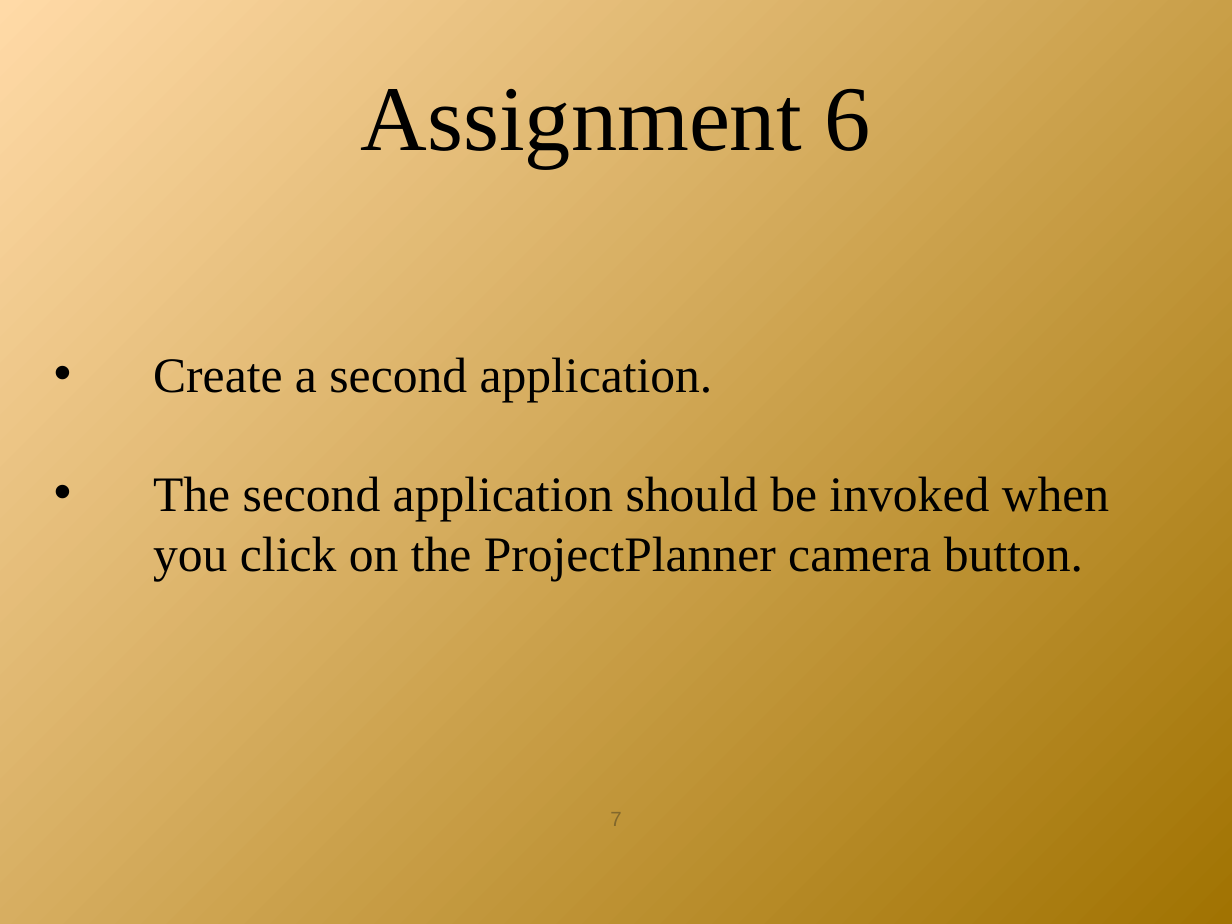
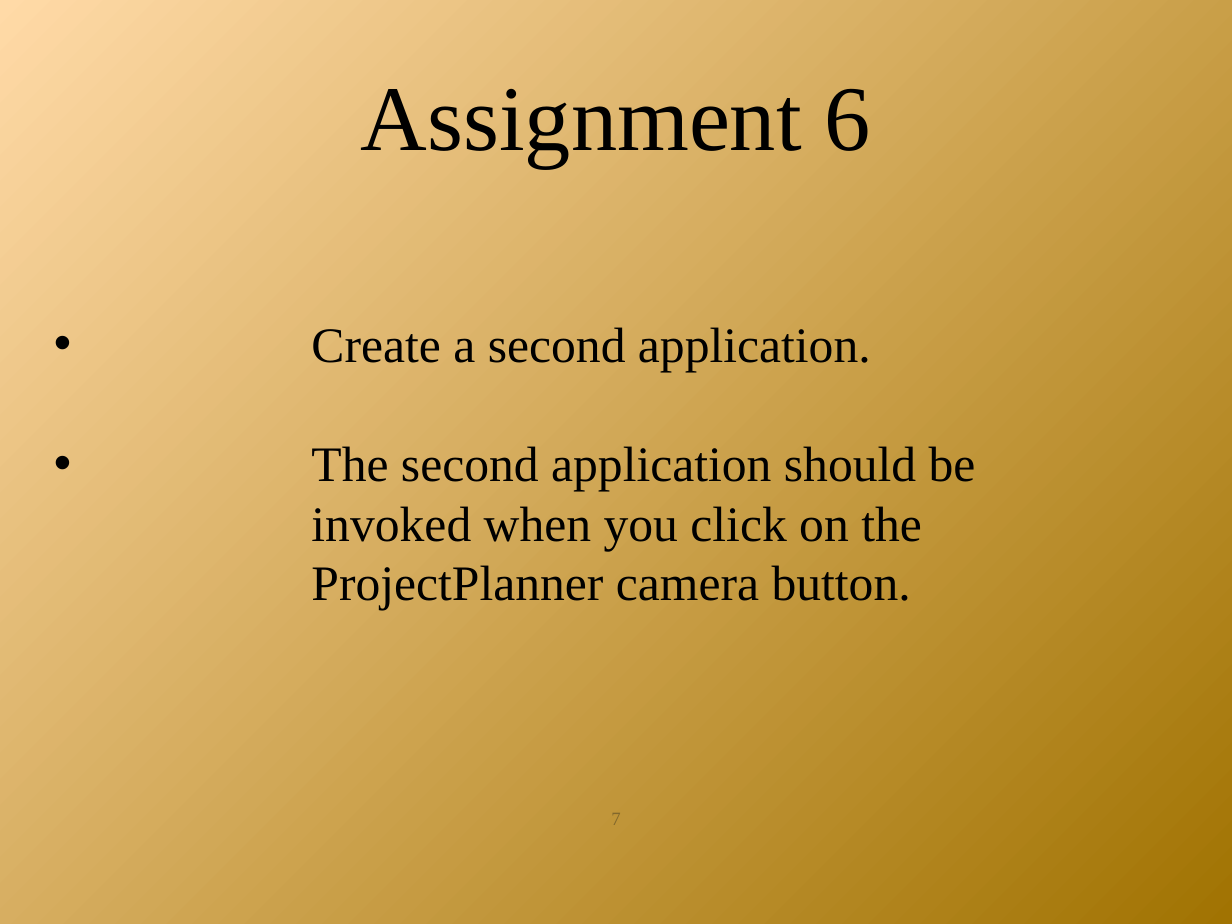
Before and after one commit to androidbootcamp/Course-Material, a slide deck: slide 7 of Day2/day_2.pptx. Drawn at 1232x924 pixels with LibreOffice and Linux fonts; fonts in the diff are those of the drawing; background and template pictures are left out. Boxes give left, top, right and bottom in pixels: in the first picture for what was removed or moved away, otherwise in the second. Text is boxed around its words. In the diff, an @@ line names an element or a change of style, - is before the commit and + after.

```diff
--- a/Day2/day_2.pptx
+++ b/Day2/day_2.pptx
@@ text "Create a second application." at bbox=[311, 327, 976, 611]: indent changed @@
```
Also in this commit, not shown: 8 other slides changed, 2 other files.
